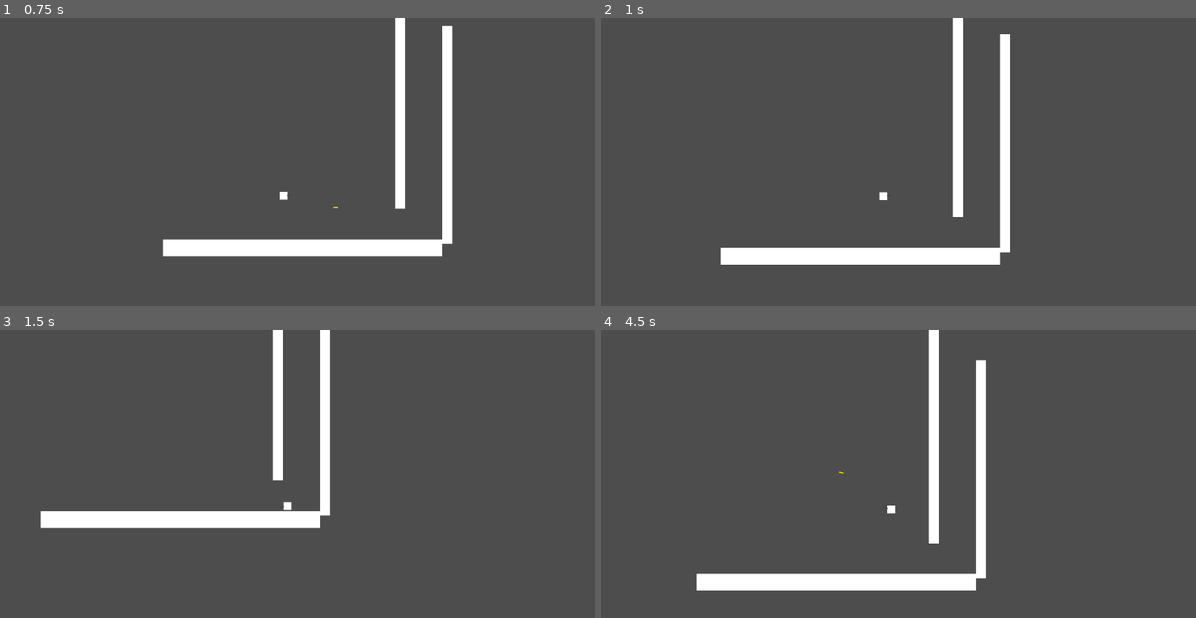
Above: before the commit, frames 1-4 (two rows, left to right).
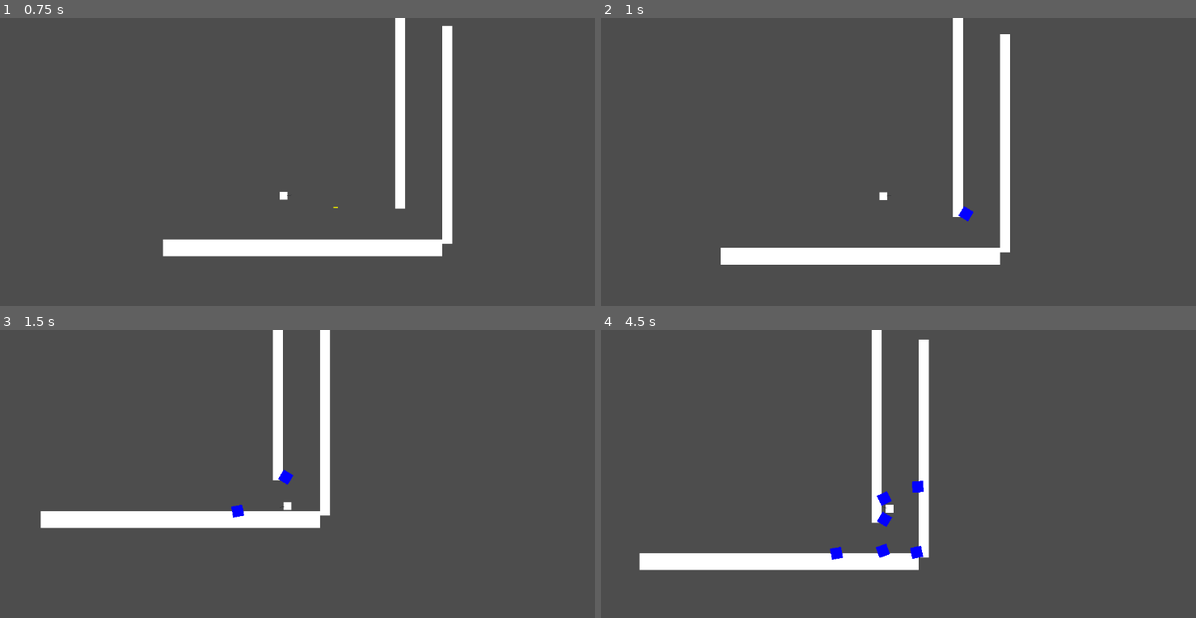
Above: after the commit, the same moments.

Repository: EliasJHL/EpitechJAM_2
Game: Godot game, scene res://main_scene.tscn
The game is run twice, just before and just after one commit, with the same random seed, the same clock (stepped at 60 frames per second) and the same inputs.
Inputs (mouse positions are in pixels of both pictures, inside the frame that each line leads up to):
- Up to frame 1 (0.75 s): tap Enter (ui_accept) at 0.5 s; move the mouse to (434, 182) at 0.52 s; hold Right (ui_right) from 0.53 s (still down); click (434, 182) at 0.6 s
- Up to frame 2 (1 s): keep holding Right (ui_right); tap Enter (ui_accept) at 0.77 s
- Up to frame 3 (1.5 s): keep holding Right (ui_right); move the mouse to (166, 528) at 1.27 s; click (166, 528) at 1.35 s
- Up to frame 4 (4.5 s): tap Enter (ui_accept) at 1.52, 3.02, 3.77 s; move the mouse to (958, 430) at 2.02 s; release Right (ui_right) at 2.03 s; hold Left (ui_left) 2.03-2.78 s; click (958, 430) at 2.1 s; move the mouse to (862, 583) at 2.77 s; hold Right (ui_right) 2.78-4.28 s; click (862, 583) at 2.85 s; move the mouse to (1088, 566) at 3.52 s; click (1088, 566) at 3.6 s; move the mouse to (702, 456) at 4.27 s; hold Left (ui_left) from 4.28 s (still down); click (702, 456) at 4.35 s

Frame 1 is identical in both runs. In frame 2, less than 0.1% of the frame differs, in the area x 60-63%, y 65-71%; in frame 3, 0.2%; in frame 4, 11%, in the area x 6-65%, y 0-91%.

Commit message:
[ADD] basic portal system added & timeout of bullets added

Diff:
--- a/bullet.gd
+++ b/bullet.gd
@@ -1,5 +1,6 @@
 extends RigidBody2D
 
+const portal_path = preload("res://blue_portal.tscn")
 
 # Called when the node enters the scene tree for the first time.
 func _ready():
@@ -14,7 +15,16 @@
 func _on_body_entered(body):
 	pass
 
-
+#Gestion de contact avec un mur compatible
 func _on_area_2d_body_entered(body):
 	if body.is_in_group("Portail_OK"):
+		var portal = portal_path.instantiate()
+		portal.global_position = self.global_position
+		portal.global_rotation = self.global_rotation
+		get_tree().get_root().add_child(portal)
 		queue_free()
+
+
+#Ajout d'un timer pour que la balle despawn au bout de 5s
+func _on_timer_timeout():
+	queue_free()
--- a/bullet.tscn
+++ b/bullet.tscn
@@ -28,5 +28,10 @@
 [node name="CollisionShape2D" type="CollisionShape2D" parent="Area2D"]
 shape = SubResource("RectangleShape2D_gyl35")
 
+[node name="Timer" type="Timer" parent="."]
+wait_time = 5.0
+autostart = true
+
 [connection signal="body_entered" from="." to="." method="_on_body_entered"]
 [connection signal="body_entered" from="Area2D" to="." method="_on_area_2d_body_entered"]
+[connection signal="timeout" from="Timer" to="." method="_on_timer_timeout"]
